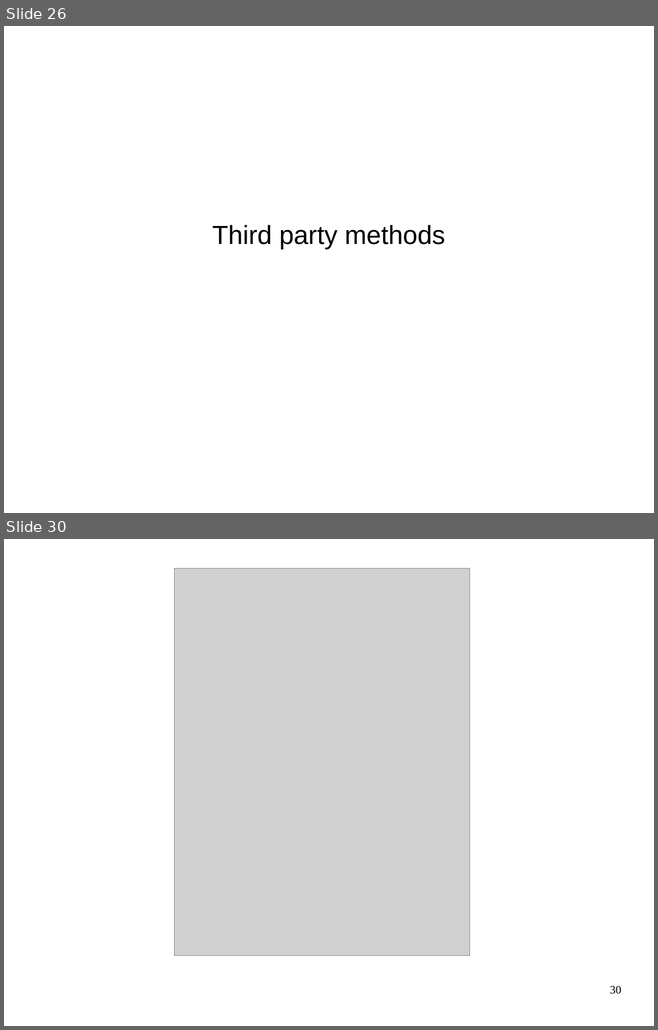
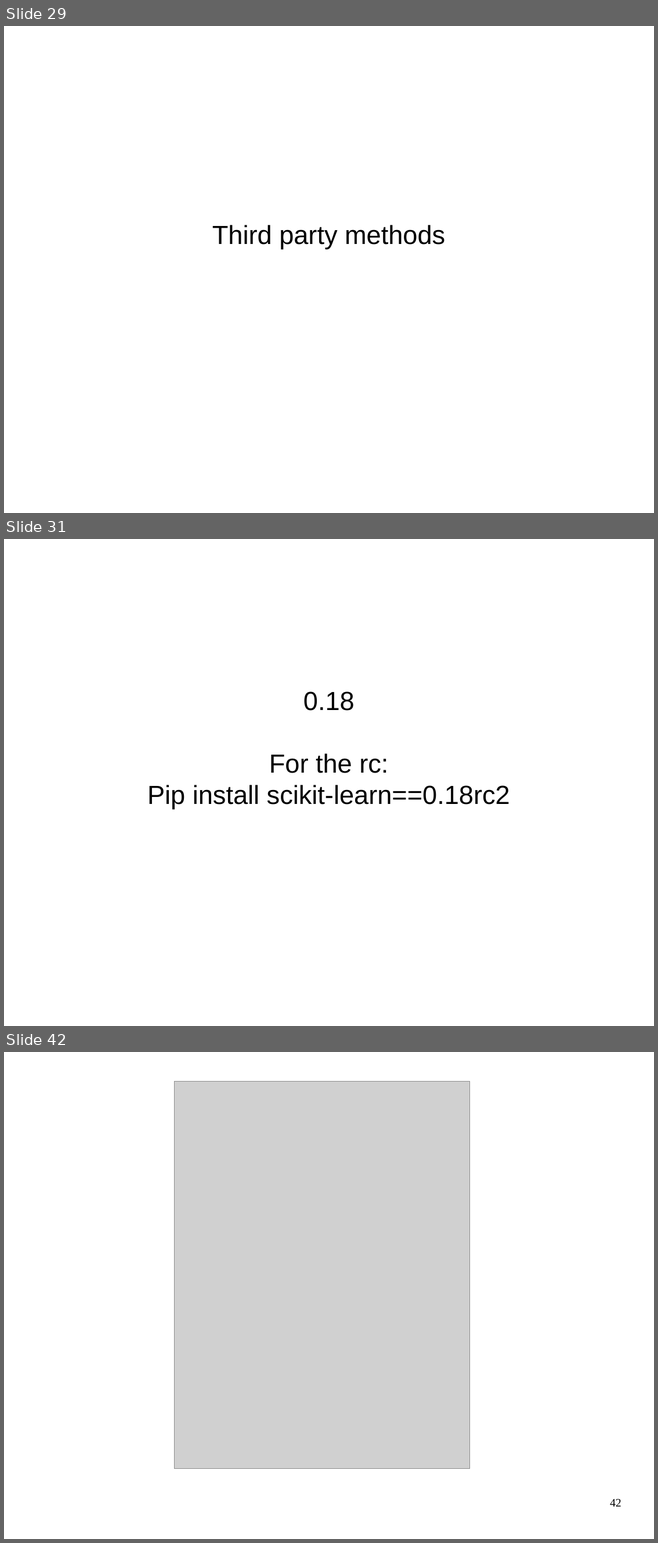
Before and after one commit to amueller/talks_odt, a slide deck: pycon_india_keynote.odp. Shown one above the other, each under a label of ours: slides 26 and 30 before the commit, slides 29, 31 and 42 after it; the slides between them are not shown. The pictures are 658x1030 and 658x1543 pixels, drawn with LibreOffice and Linux fonts; fonts in the diff are those of the drawing; grey boxes stand for pictures. Boxes give left, top, right and bottom in pixels: in the first picture for what was removed or moved away, otherwise in the second. Text is boxed around its words. In the diff, an @@ line names an element or a change of style, - is before the commit and + after.

```diff
--- a/pycon_india_keynote.odp
+++ b/pycon_india_keynote.odp
@@ slide 31 added at (x1=4, y1=539, x2=654, y2=1026), background #FFFFFF @@
@@ subtitle added at (x1=147, y1=692, x2=510, y2=809), 32 pt, text #000000 @@
+0.18
+For the rc:
+Pip install scikit-learn==0.18rc2
@@ what was slide 26 is now slide 29 @@
@@ what was slide 30 is now slide 42 @@
@@ page number at (x1=610, y1=1499, x2=621, y2=1507): text changed @@
-30
+42
```
Also in this commit, not shown: 5 slides changed, 16 other slides added, 10 slides removed.
